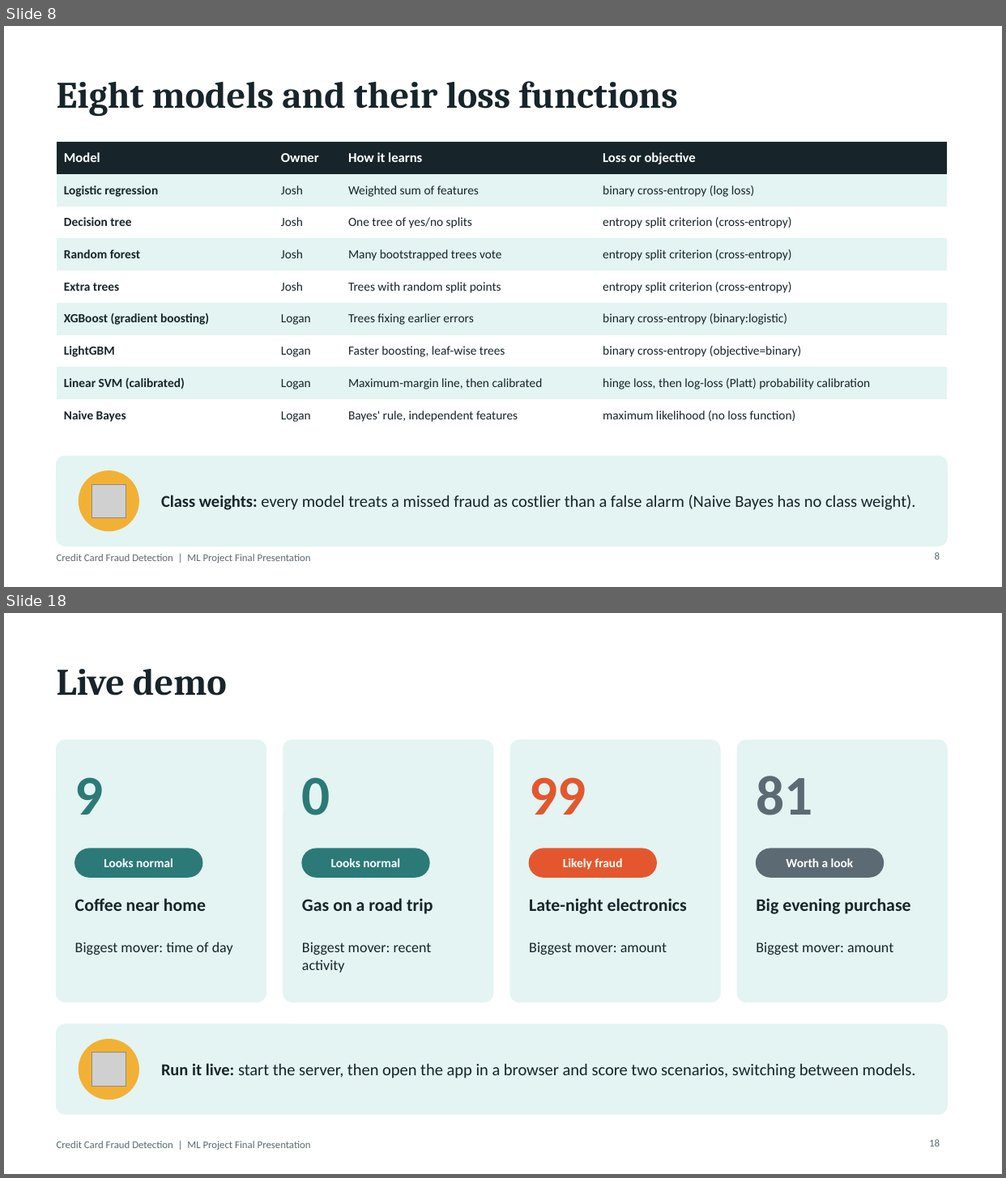
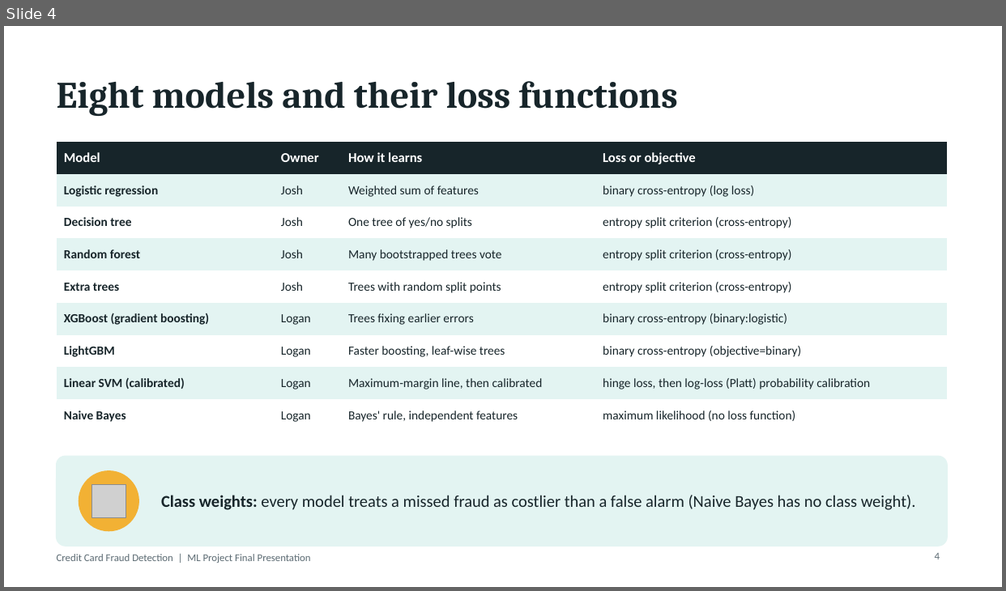
Before and after one commit to joshmfrancis/FraudLens, a slide deck: Presentations/Final Presentation/Final Presentation.pptx. Shown one above the other, each under a label of ours: slides 8 and 18 before the commit, slide 4 after it; the slides between them are not shown. The pictures are 1006x1178 and 1006x591 pixels, drawn with LibreOffice and Linux fonts; fonts in the diff are those of the drawing; grey boxes stand for pictures. Boxes give left, top, right and bottom in pixels: in the first picture for what was removed or moved away, otherwise in the second. Text is boxed around its words. In the diff, an @@ line names an element or a change of style, - is before the commit and + after.

```diff
--- a/Presentations/Final Presentation/Final Presentation.pptx
+++ b/Presentations/Final Presentation/Final Presentation.pptx
@@ slide 18 removed at bbox=[4, 613, 1002, 1174], background #FFFFFF; not listed: 1 template element that a slide beside it also shows @@
@@ title removed at bbox=[57, 669, 227, 696] @@
-Live demo
@@ rounded rectangle removed at bbox=[57, 740, 266, 1003] @@
@@ rounded rectangle removed at bbox=[283, 740, 493, 1003] @@
@@ rounded rectangle removed at bbox=[511, 740, 720, 1003] @@
@@ rounded rectangle removed at bbox=[738, 740, 948, 1003] @@
@@ text removed at bbox=[75, 777, 104, 815] @@
-9
@@ text removed at bbox=[302, 777, 330, 815] @@
-0
@@ text removed at bbox=[529, 777, 586, 815] @@
-99
@@ text removed at bbox=[756, 776, 812, 815] @@
-81
@@ rounded rectangle removed at bbox=[75, 849, 202, 877] @@
@@ rounded rectangle removed at bbox=[302, 849, 429, 877] @@
@@ rounded rectangle removed at bbox=[530, 849, 657, 877] @@
@@ rounded rectangle removed at bbox=[756, 849, 884, 877] @@
@@ text removed at bbox=[104, 858, 173, 867] @@
-Looks normal
@@ text removed at bbox=[331, 858, 400, 867] @@
-Looks normal
@@ text removed at bbox=[563, 858, 622, 870] @@
-Likely fraud
@@ text removed at bbox=[786, 858, 854, 867] @@
-Worth a look
@@ text removed at bbox=[75, 898, 206, 911] @@
-Coffee near home
@@ text removed at bbox=[302, 898, 432, 914] @@
-Gas on a road trip
@@ text removed at bbox=[529, 898, 687, 914] @@
-Late-night electronics
@@ text removed at bbox=[756, 898, 910, 914] @@
-Big evening purchase
@@ text removed at bbox=[75, 942, 233, 955] @@
-Biggest mover: time of day
@@ text removed at bbox=[302, 942, 432, 973] @@
-Biggest mover: recent activity
@@ text removed at bbox=[529, 942, 667, 955] @@
-Biggest mover: amount
@@ text removed at bbox=[756, 942, 893, 955] @@
-Biggest mover: amount
@@ rounded rectangle removed at bbox=[57, 1024, 948, 1114] @@
@@ ellipse removed at bbox=[79, 1040, 138, 1100] @@
@@ picture removed at bbox=[92, 1053, 126, 1087] @@
@@ text removed at bbox=[161, 1063, 916, 1079] @@
-Run it live: start the server, then open the app in a browser and score two scenarios, switching between models.
@@ page number removed at bbox=[929, 1139, 940, 1147] @@
-18
@@ what was slide 8 is now slide 4 @@
@@ page number at bbox=[935, 553, 940, 560]: text changed @@
-8
+4
```
Also in this commit, not shown: 6 slides changed, 9 other slides removed, 4 other files.
